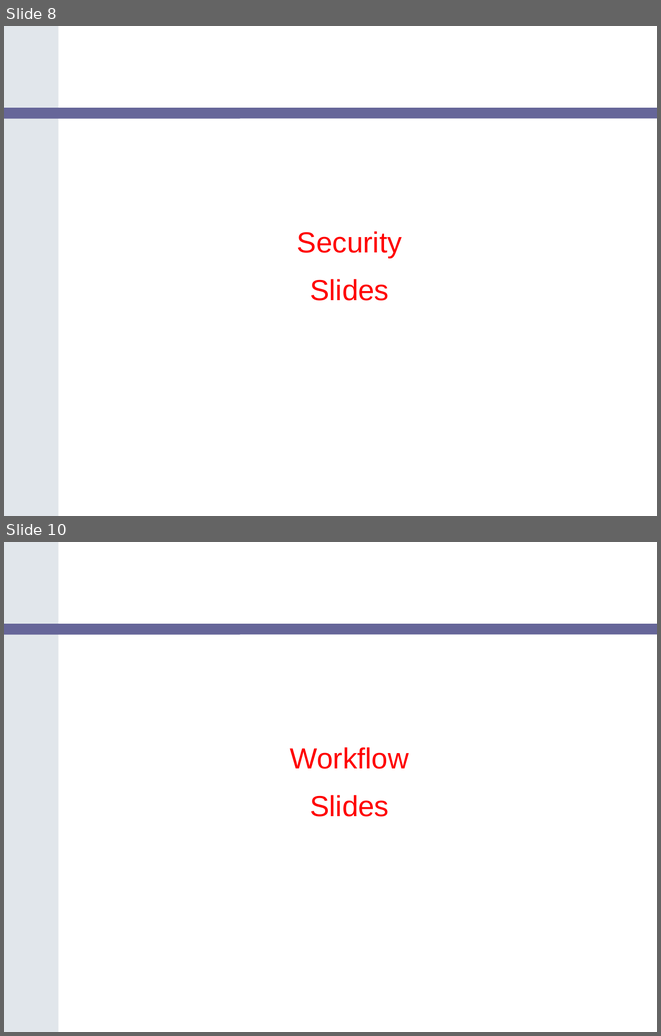
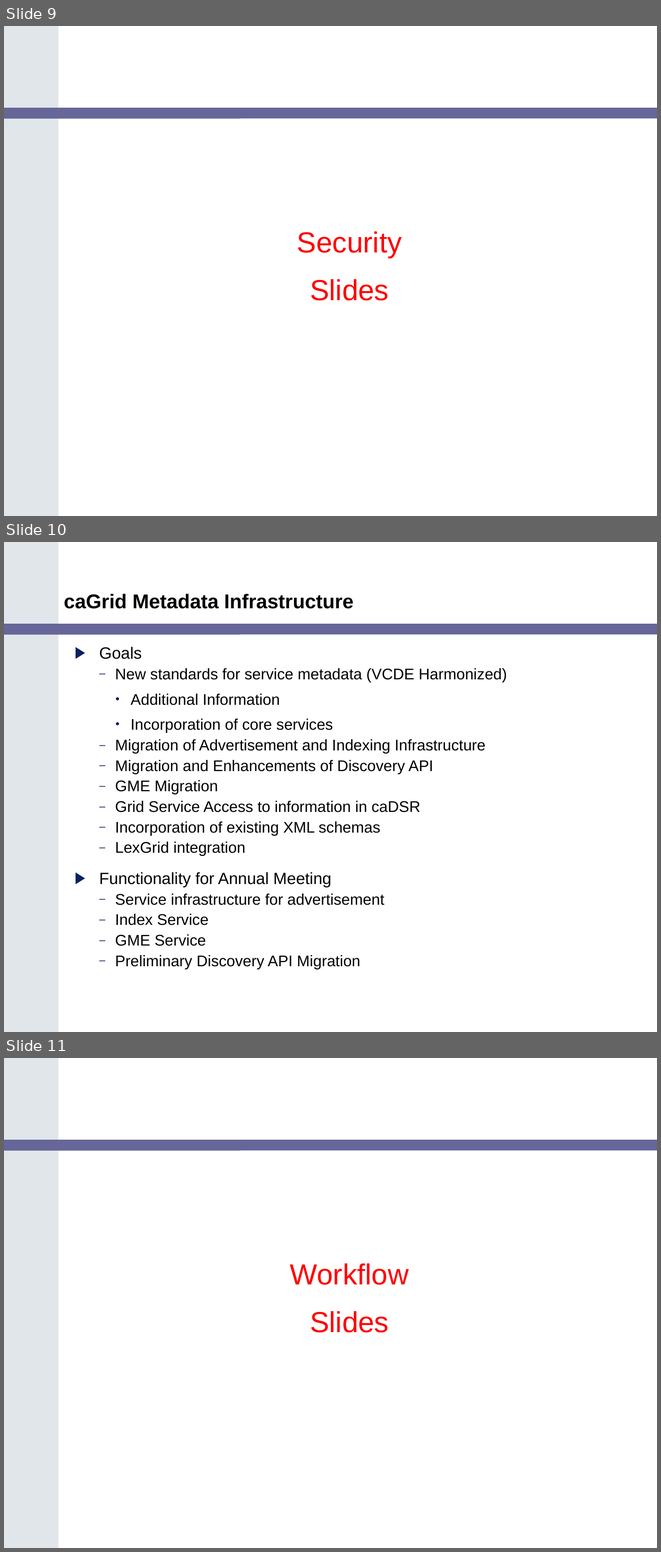
Before and after one commit to NCIP/cagrid-portal, a slide deck: cagrid-1-0/Documentation/presentations/caGrid_Update_Arch_VCDE_Feb1.ppt. Shown one above the other, each under a label of ours: slides 8 and 10 before the commit, slides 9, 10 and 11 after it; the slides between them are not shown. The pictures are 661x1036 and 661x1552 pixels, drawn with LibreOffice and Linux fonts; fonts in the diff are those of the drawing; background and template pictures are left out. Boxes give left, top, right and bottom in pixels: in the first picture for what was removed or moved away, otherwise in the second. Text is boxed around its words. In the diff, an @@ line names an element or a change of style, - is before the commit and + after.

```diff
--- a/cagrid-1-0/Documentation/presentations/caGrid_Update_Arch_VCDE_Feb1.ppt
+++ b/cagrid-1-0/Documentation/presentations/caGrid_Update_Arch_VCDE_Feb1.ppt
@@ slide 10 added at (4,542,657,1032), background #FFFFFF; not listed: 2 template elements that a slide beside it also shows @@
@@ title added at (64,593,353,609), 22 pt, text #000000, bold @@
+caGrid Metadata Infrastructure
@@ text added at (99,646,507,969), 17 pt, text #000000 @@
+▶ Goals
+  – New standards for service metadata (VCDE Harmonized)
+    • Additional Information
+    • Incorporation of core services
+  – Migration of Advertisement and Indexing Infrastructure
+  – Migration and Enhancements of Discovery API
+  – GME Migration
+  – Grid Service Access to information in caDSR
+  – Incorporation of existing XML schemas
+  – LexGrid integration
+▶ Functionality for Annual Meeting
+  – Service infrastructure for advertisement
+  – Index Service
+  – GME Service
+  – Preliminary Discovery API Migration
@@ what was slide 8 is now slide 9 @@
@@ what was slide 10 is now slide 11 @@
```
Also in this commit, not shown: 2 slides changed, 1 other slide added, 1 slide removed, 1 other file.
